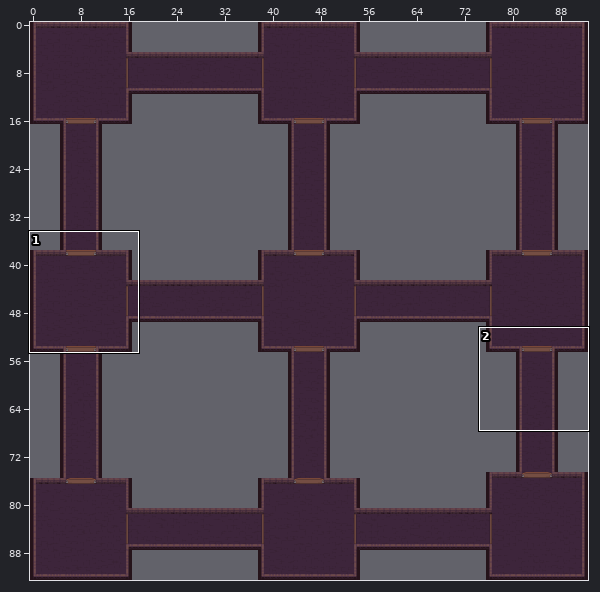
Tiled map: levels/map02.tmx. Above: a wide view before the commit, with the close-up outlined.
Close-up. Before the commit:
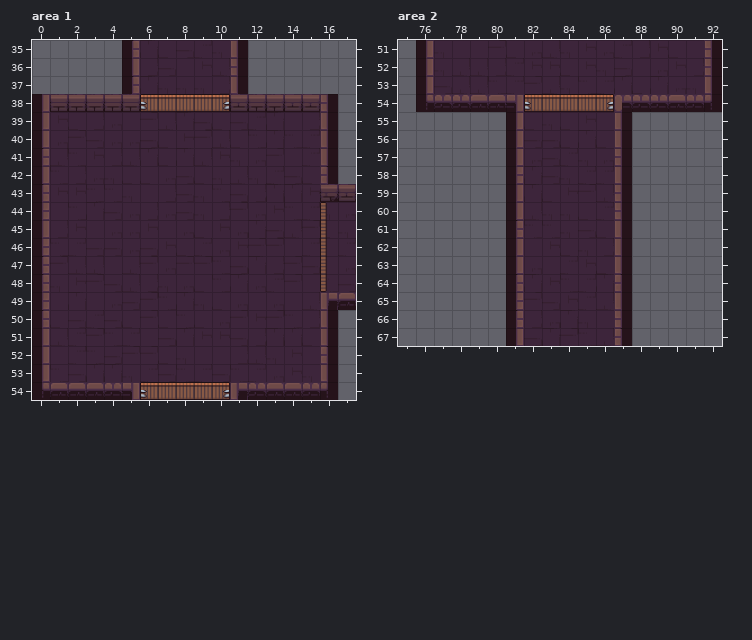
Cells are 48x48 px. Shown: area 1 x 0..17, y 35..54; area 2 x 75..92, y 51..67. The commit also changed other parts of the map, which this record leaves out.
The same view after the edit:
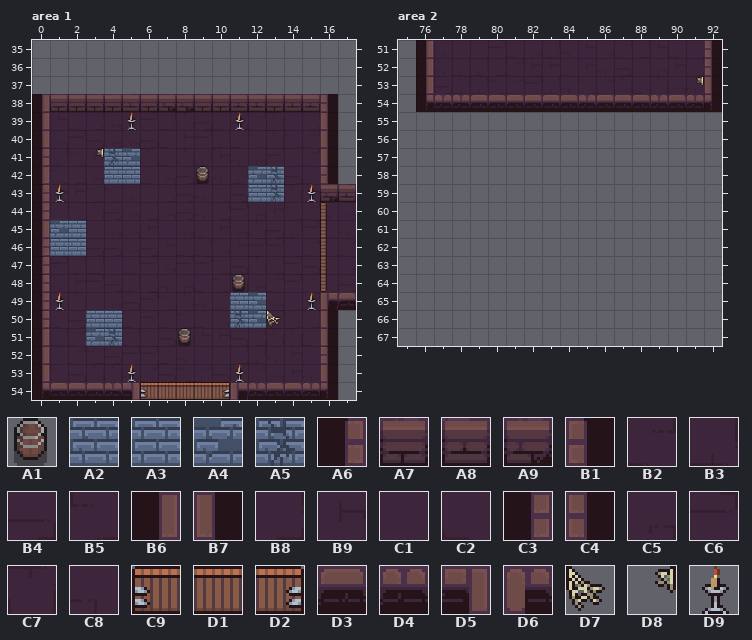
Key: from "castle_tileset": A1 1, A2 43, A3 44, A4 52, A5 53; from "dungeon_tileset1": A6 0, A7 1, A8 2, A9 3, B1 5, B2 6, B3 7, B4 8, B5 9, B6 10, B7 15, B8 16, B9 17, C1 18, C2 19, C3 20, C4 25, C5 26, C6 27, C7 28, C8 29, C9 36, D1 37, D2 38, D3 41, D4 42, D5 53, D6 54, D7 64, D8 65, D9 93.
__ is an empty cell.
Tiles replaced or removed in this view: A6, A7, B1, B2, B3, B4, B5, B6, B7, B8, B9, C1, C2, C3, C4, C5, C6, C7, C8, C9, D1, D2, D4, D5, D6.
Tiles of an added or newly shown layer are drawn over the layers below it.
Change:
Changed rows in their new state; .. is an unchanged cell.
Layer "Слой тайлов 1", area 1:
first column x 6:
35 __ __ __ __ __
36 __ __ __ __ __
37 __ __ __ __ __
Layer "Слой тайлов 2", area 1:
first column x 1:
35 .. .. .. .. __ .. .. .. .. .. __ .. ..
36 .. .. .. .. __ .. .. .. .. .. __ .. ..
37 .. .. .. .. __ .. .. .. .. .. __ .. ..
38 .. .. .. .. A8 A7 A9 A9 A7 A7 .. A8 ..
41 .. .. .. A5 A4 .. .. .. .. .. .. .. ..
42 .. .. .. A2 A3 .. .. .. A1 .. .. A4 A5
43 .. .. .. .. .. .. .. .. .. .. .. A3 A5
45 A4 A3 .. .. .. .. .. .. .. .. .. .. ..
46 A2 A3 .. .. .. .. .. .. .. .. .. .. ..
48 .. .. .. .. .. .. .. .. .. .. A1 .. ..
49 .. .. .. .. .. .. .. .. .. .. A2 A4 ..
50 .. .. A2 A3 .. .. .. .. .. .. A5 A4 ..
51 .. .. A4 A5 .. .. .. A1 .. .. .. .. ..
Layer "Слой тайлов 3" (added), area 1:
first column x 1:
39 .. .. .. .. D9 .. .. .. .. .. D9 .. .. .. ..
41 .. .. D8 .. .. .. .. .. .. .. .. .. .. .. ..
43 D9 .. .. .. .. .. .. .. .. .. .. .. .. .. D9
first column x 1:
49 D9 .. .. .. .. .. .. .. .. .. .. .. .. .. D9
50 .. .. .. .. .. .. .. .. .. .. .. .. D7 .. ..
53 .. .. .. .. D9 .. .. .. .. .. D9 .. .. .. ..
Layer "Слой тайлов 1", area 2:
first column x 82:
55 __ __ __ __ __
56 __ __ __ __ __
57 __ __ __ __ __
58 __ __ __ __ __
59 __ __ __ __ __
60 __ __ __ __ __
61 __ __ __ __ __
62 __ __ __ __ __
63 __ __ __ __ __
64 __ __ __ __ __
65 __ __ __ __ __
66 __ __ __ __ __
67 __ __ __ __ __
Layer "Слой тайлов 2", area 2:
first column x 81:
54 D3 D3 D3 D3 D4 D3 D3 D3
55 __ .. .. .. .. .. __ ..
56 __ .. .. .. .. .. __ ..
57 __ .. .. .. .. .. __ ..
58 __ .. .. .. .. .. __ ..
59 __ .. .. .. .. .. __ ..
60 __ .. .. .. .. .. __ ..
61 __ .. .. .. .. .. __ ..
62 __ .. .. .. .. .. __ ..
63 __ .. .. .. .. .. __ ..
64 __ .. .. .. .. .. __ ..
65 __ .. .. .. .. .. __ ..
66 __ .. .. .. .. .. __ ..
67 __ .. .. .. .. .. __ ..
Layer "Слой тайлов 3" (added), area 2:
first column x 91:
53 D8
